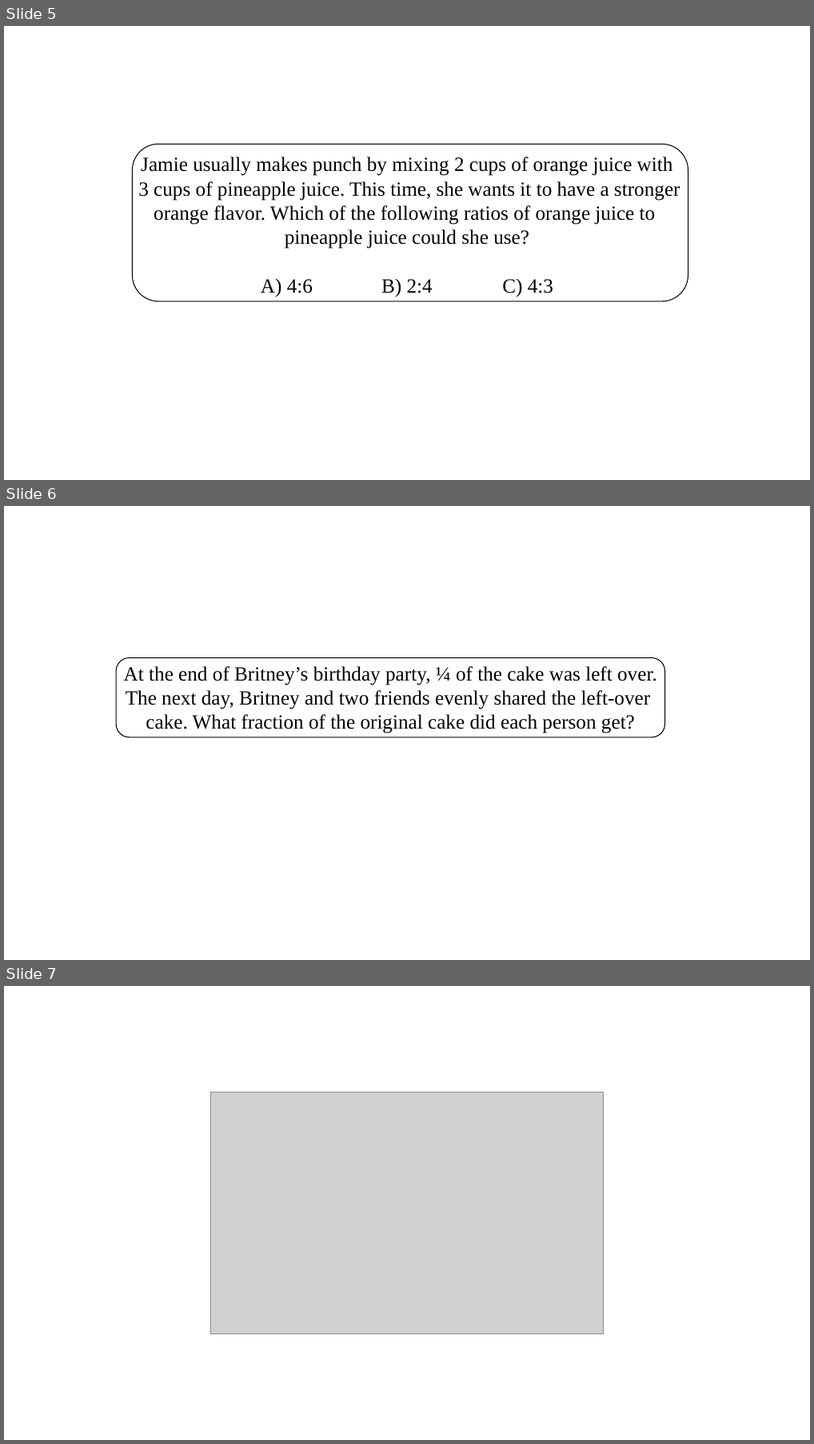
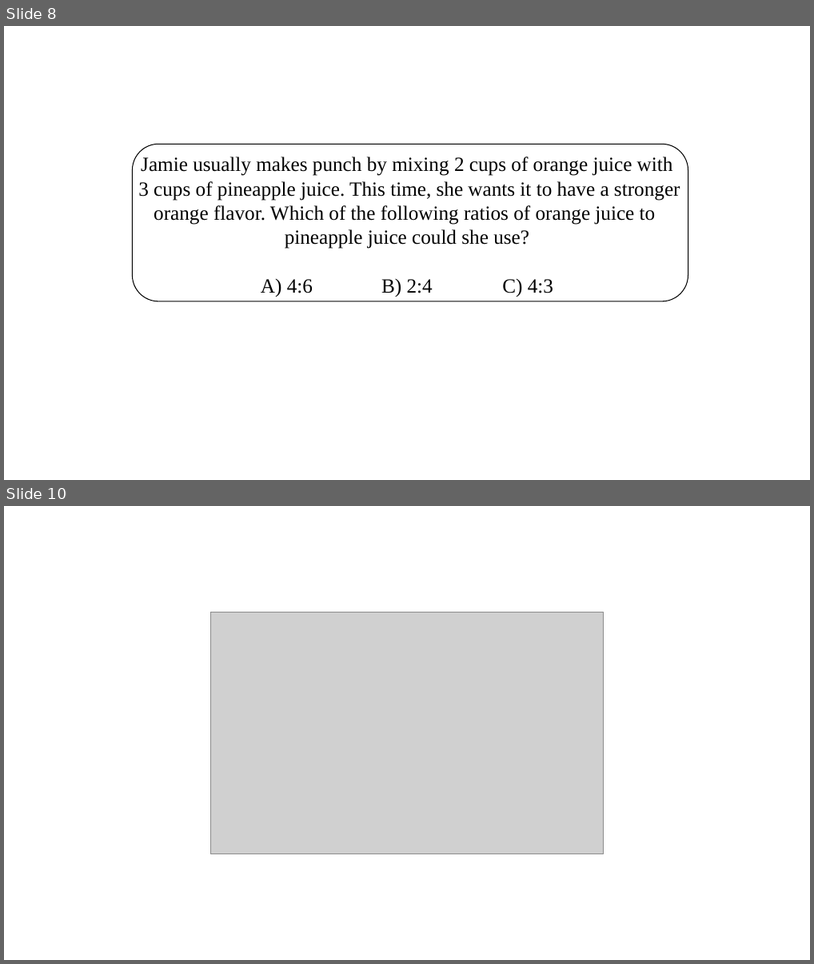
Before and after one commit to REMCU/crg-prototype, a slide deck: src/images/Frac LP Images.pptx. Shown one above the other, each under a label of ours: slides 5, 6 and 7 before the commit, slides 8 and 10 after it; the slides between them are not shown. The pictures are 814x1444 and 814x964 pixels, drawn with LibreOffice and Linux fonts; fonts in the diff are those of the drawing; grey boxes stand for pictures. Boxes give left, top, right and bottom in pixels: in the first picture for what was removed or moved away, otherwise in the second. Text is boxed around its words. In the diff, an @@ line names an element or a change of style, - is before the commit and + after.

```diff
--- a/src/images/Frac LP Images.pptx
+++ b/src/images/Frac LP Images.pptx
@@ slide 6 removed at bbox=[4, 506, 810, 960], background #FFFFFF @@
@@ rounded rectangle removed at bbox=[116, 658, 666, 737] @@
@@ text removed at bbox=[124, 666, 658, 733] @@
-At the end of Britney’s birthday party, ¼ of the cake was left over.
-The next day, Britney and two friends evenly shared the left-over
-cake. What fraction of the original cake did each person get?
@@ what was slide 5 is now slide 8 @@
@@ what was slide 7 is now slide 10 @@
```
Also in this commit, not shown: 4 slides added, 11 other files.
